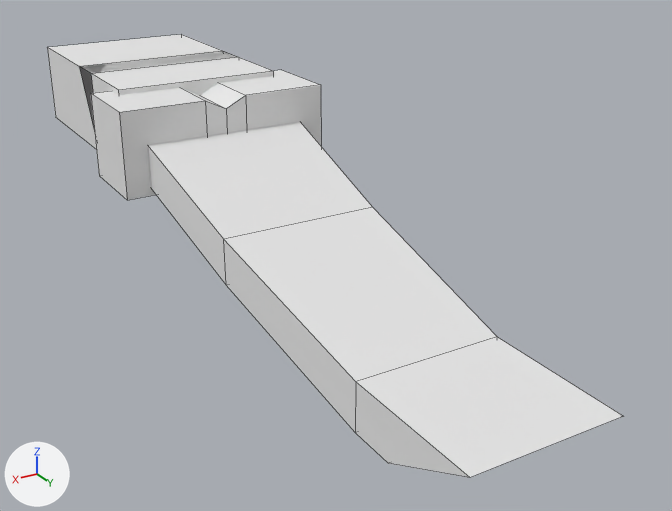
Renders of the OBJ model src/main/resources/assets/ivv/objmodels/parts/hitch.obj from each side of a commit.
Camera for both pictures: a 50 mm lens placed at (0.269, 0.772, 0.217), pointed at (-0.035, 0.266, -0.036). The axes (+X, +Y, +Z) are drawn at lower left. The lights are the same throughout. Mesh edges are drawn as thin lines. Where no turn or scale is listed for an object, it has been applied to the vertices. Vertices at the same position are counted once.

Objects in the first picture: '#joint_alt', 'joint', 'mount', 'pivot'.
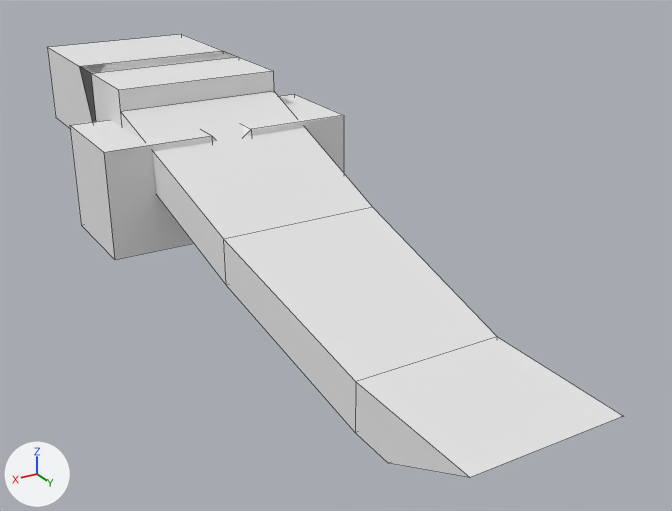
What the commit changed:
me_joint_alt is used by ob_joint_alt; location (0.0, 0.0, 0.0).
me_joint_alt had 20 vertices, 18 faces and spanned x -0.078..0.078, y 0.109..0.172, z -0.004..0.059.
me_joint_alt now has 20 vertices, 18 faces and spans x -0.094..0.094, y 0.102..0.18, z -0.043..0.035.
me_joint_alt part 1: 20 of 20 vertices moved; they spanned x -0.078..0.078, y 0.109..0.172, z -0.004..0.059 and now span x -0.094..0.094, y 0.102..0.18, z -0.043..0.035; mean shift (0.0, 0.0, -0.031); largest move (0.078, 0.172, -0.004) -> (0.094, 0.18, -0.043).

Location of each change, (x1, y1, x2, y2) in pixels of the pictures (672 x 511 px):
'#joint_alt', reshaped (19% wider, 27% taller)
    before: (91, 70, 321, 200)
    after: (70, 95, 344, 260)
